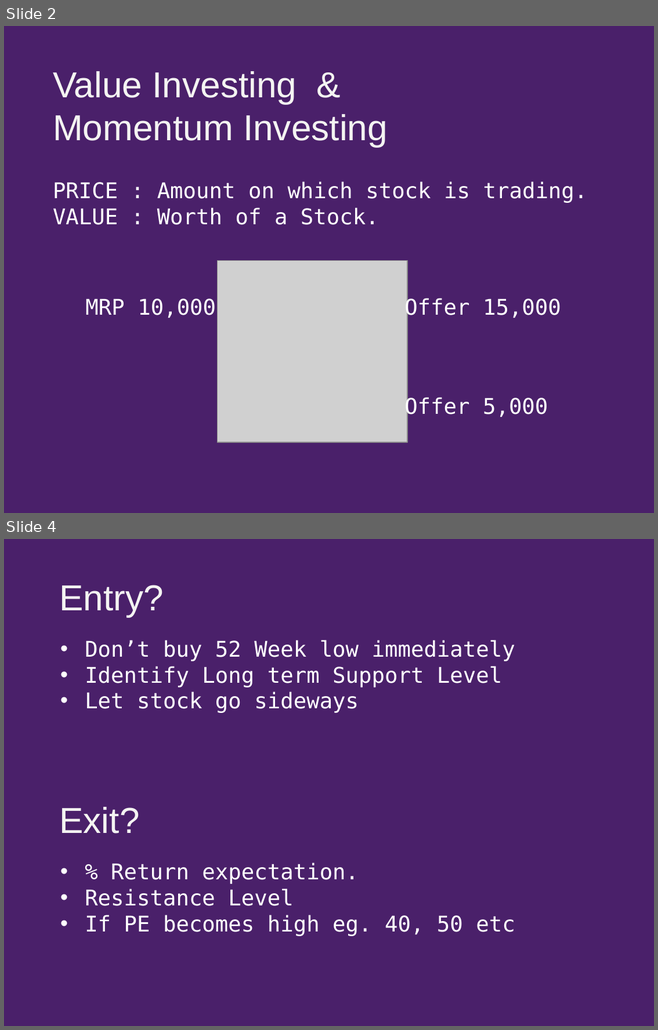
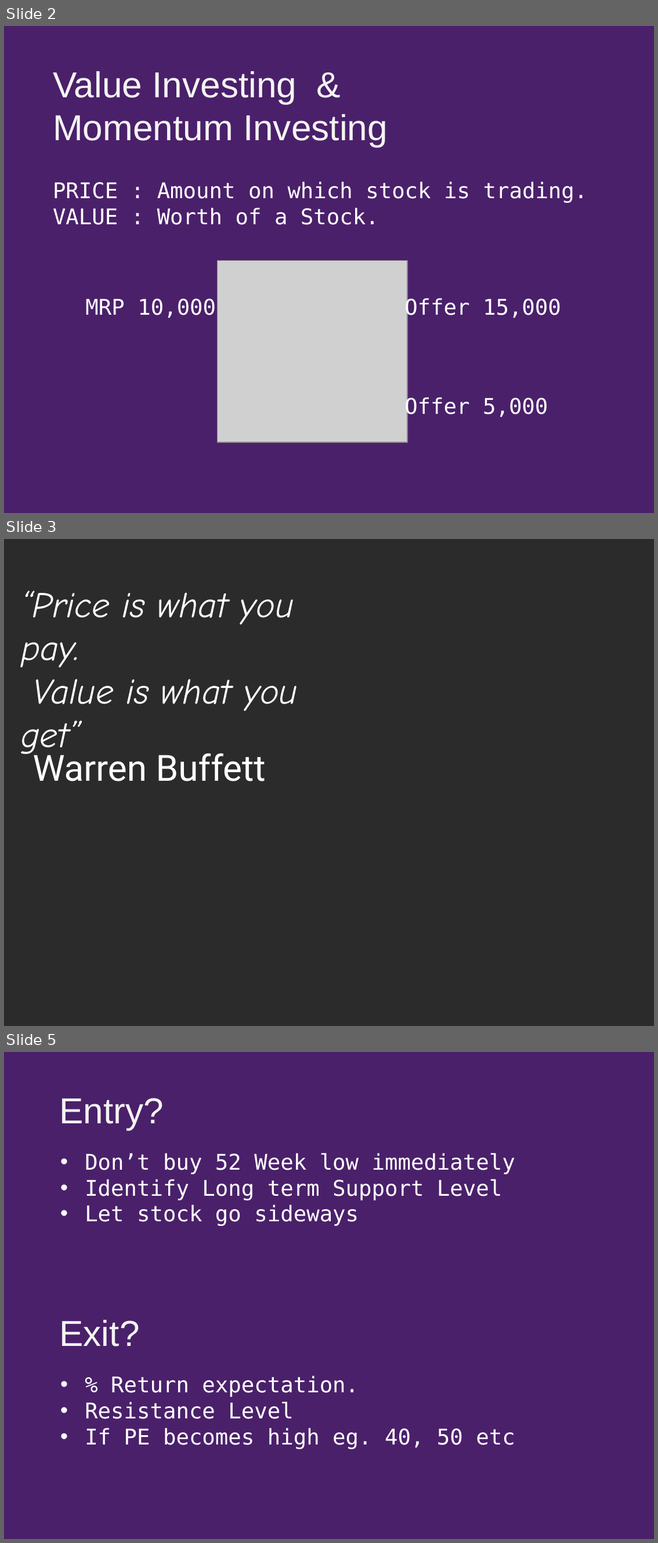
Before and after one commit to shoeb072022/SkeptiBullData, a slide deck: Introductory lecture/Investment Strategies.pptx. Shown one above the other, each under a label of ours: slides 2 and 4 before the commit, slides 2, 3 and 5 after it; the slides between them are not shown. The pictures are 658x1030 and 658x1543 pixels, drawn with LibreOffice and Linux fonts; fonts in the diff are those of the drawing; grey boxes stand for pictures; background and template pictures are left out; a plain dark background stands for a picture behind light text. Boxes give left, top, right and bottom in pixels: in the first picture for what was removed or moved away, otherwise in the second. Text is boxed around its words. In the diff, an @@ line names an element or a change of style, - is before the commit and + after.

```diff
--- a/Introductory lecture/Investment Strategies.pptx
+++ b/Introductory lecture/Investment Strategies.pptx
@@ slide 3 added at (4, 539, 654, 1026), background picture (left out) @@
@@ text added at (21, 591, 297, 759), 40 pt, text #FFFFFF, italic @@
+“Price is what you pay.
+Value is what you get”
@@ text added at (33, 748, 266, 781), 40 pt, text #FFFFFF @@
+Warren Buffett
@@ what was slide 4 is now slide 5 @@
```
Also in this commit, not shown: 1 slide changed, 1 other slide added, 23 other files.
